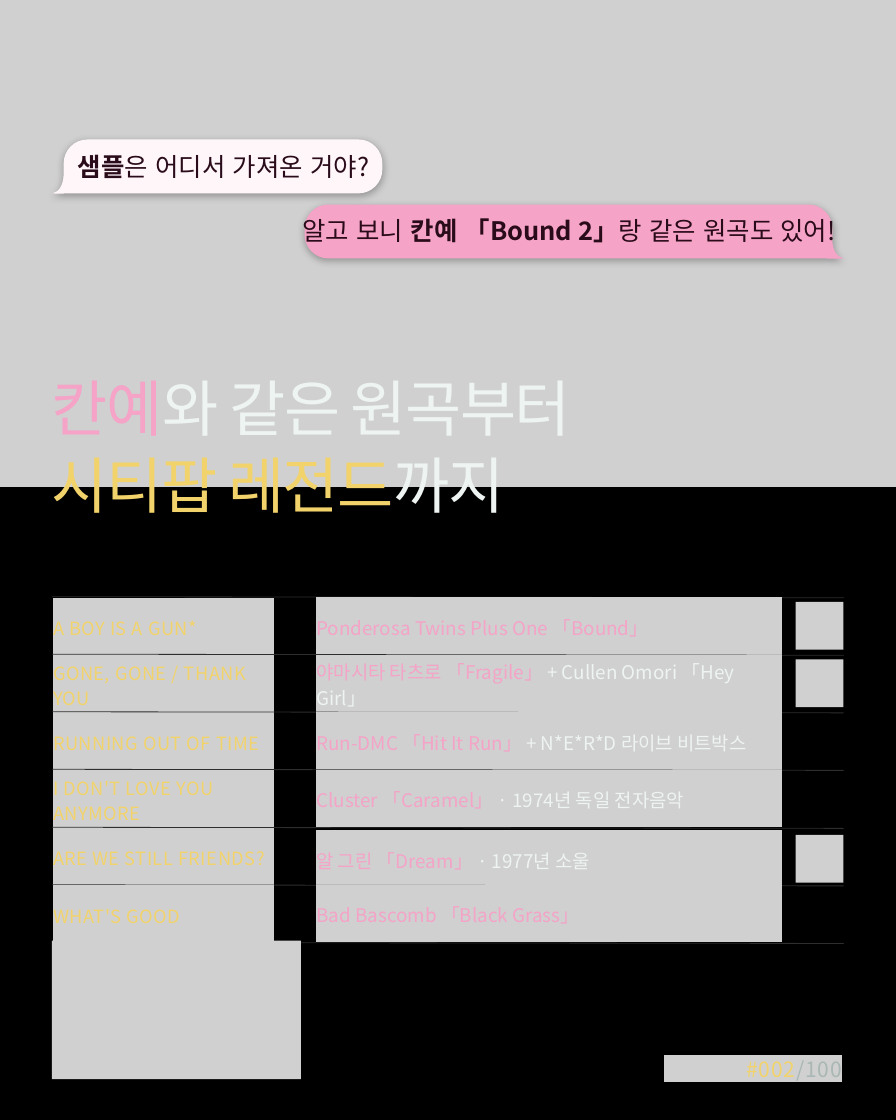
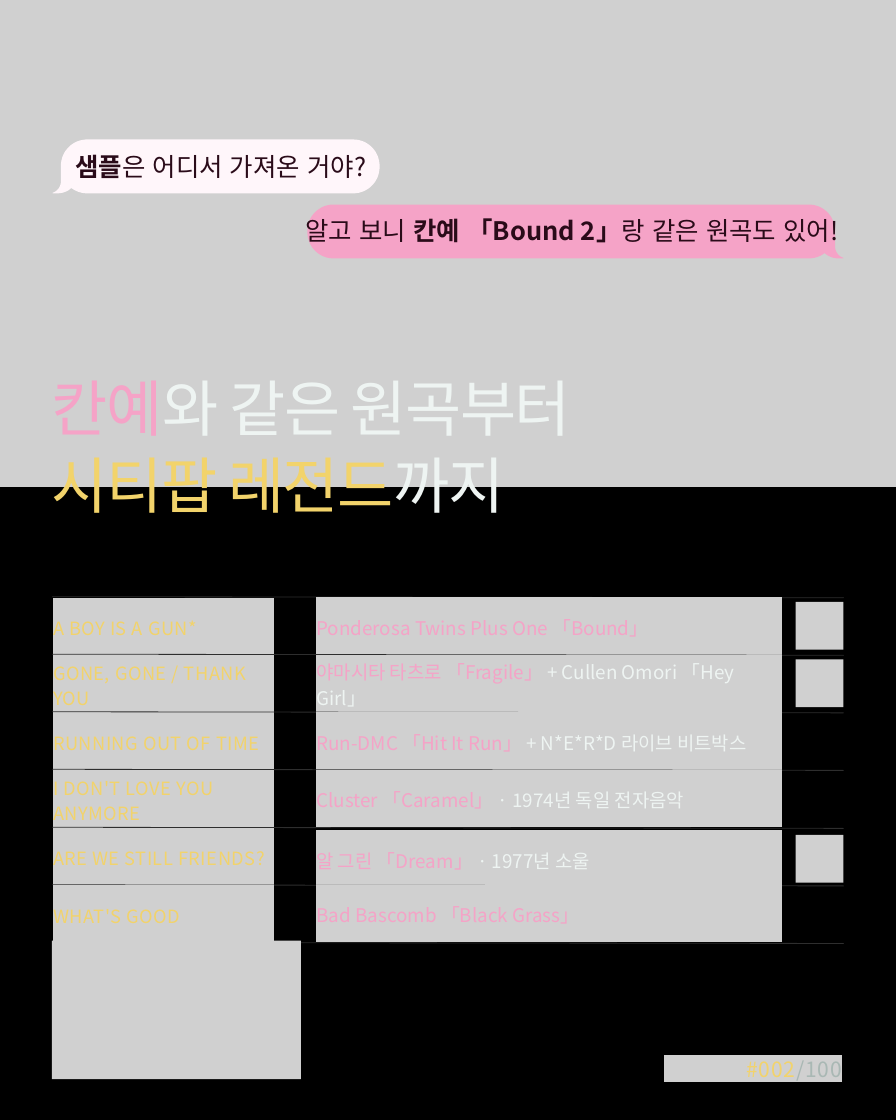
Before and after one commit to yeezyismygoat-pixel/ClaudeRep, a slide deck: slide 4 of IGOR_명반002_초안.pptx. Drawn at 896x1120 pixels with LibreOffice and Linux fonts; fonts in the diff are those of the drawing; grey boxes stand for pictures. Boxes give left, top, right and bottom in pixels: in the first picture for what was removed or moved away, otherwise in the second. Text is boxed around its words. In the diff, an @@ line names an element or a change of style, - is before the commit and + after.

```diff
--- a/IGOR_명반002_초안.pptx
+++ b/IGOR_명반002_초안.pptx
@@ freeform shape "샘플은 어디서 가져온 거야?" at bbox=[53, 139, 380, 194]: shadow off; outline redrawn @@
@@ freeform shape "알고 보니 칸예 「Bound 2」랑 ..." at bbox=[307, 205, 843, 259]: shadow off; outline redrawn @@
```
Also in this commit, not shown: 6 other slides changed, 1 other file.
